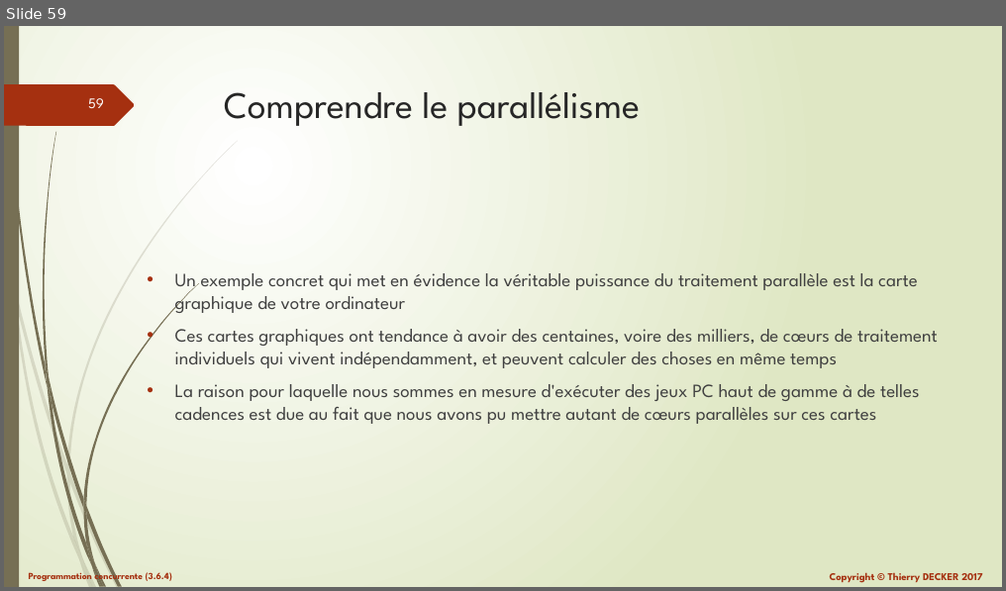
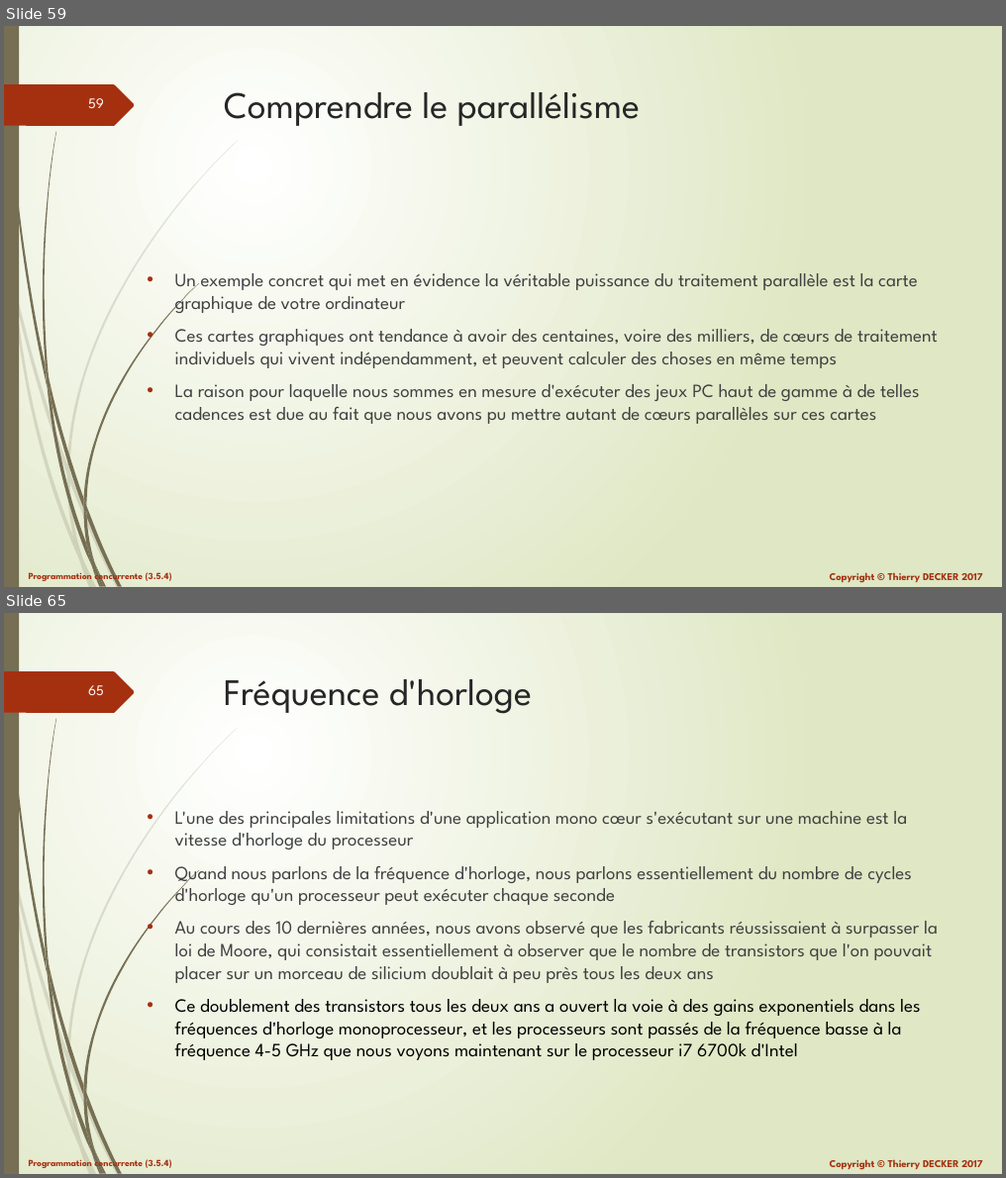
Before and after one commit to VikmanTheRacoon/learning-python, a slide deck: documentations/python-103.pptx. Shown one above the other, each under a label of ours: slide 59 before the commit, slides 59 and 65 after it; the slides between them are not shown. The pictures are 1006x591 and 1006x1178 pixels, drawn with LibreOffice and Linux fonts; fonts in the diff are those of the drawing. Boxes give left, top, right and bottom in pixels: in the first picture for what was removed or moved away, otherwise in the second. Text is boxed around its words. In the diff, an @@ line names an element or a change of style, - is before the commit and + after.

```diff
--- a/documentations/python-103.pptx
+++ b/documentations/python-103.pptx
@@ slide 65 added at (4,613,1002,1174), background gradient #FFFFFF to #DFE8C4; not listed: 27 template elements that a slide beside it also shows @@
@@ title added at (224,679,532,714), 36 pt, text #262626 @@
+Fréquence d'horloge
@@ text added at (175,811,938,1060), 18 pt, text #404040 @@
+• L'une des principales limitations d'une application mono cœur s'exécutant sur une machine est la vitesse d'horloge du processeur
+• Quand nous parlons de la fréquence d'horloge, nous parlons essentiellement du nombre de cycles d'horloge qu'un processeur peut exécuter chaque seconde
+• Au cours des 10 dernières années, nous avons observé que les fabricants réussissaient à surpasser la loi de Moore, qui consistait essentiellement à observer que le nombre de transistors que l'on pouvait placer sur un morceau de silicium doublait à peu près tous les deux ans
+• Ce doublement des transistors tous les deux ans a ouvert la voie à des gains exponentiels dans les fréquences d'horloge monoprocesseur, et les processeurs sont passés de la fréquence basse à la fréquence 4-5 GHz que nous voyons maintenant sur le processeur i7 6700k d'Intel
```
Also in this commit, not shown: 60 other slides changed, 10 other slides added, 1 other file.
